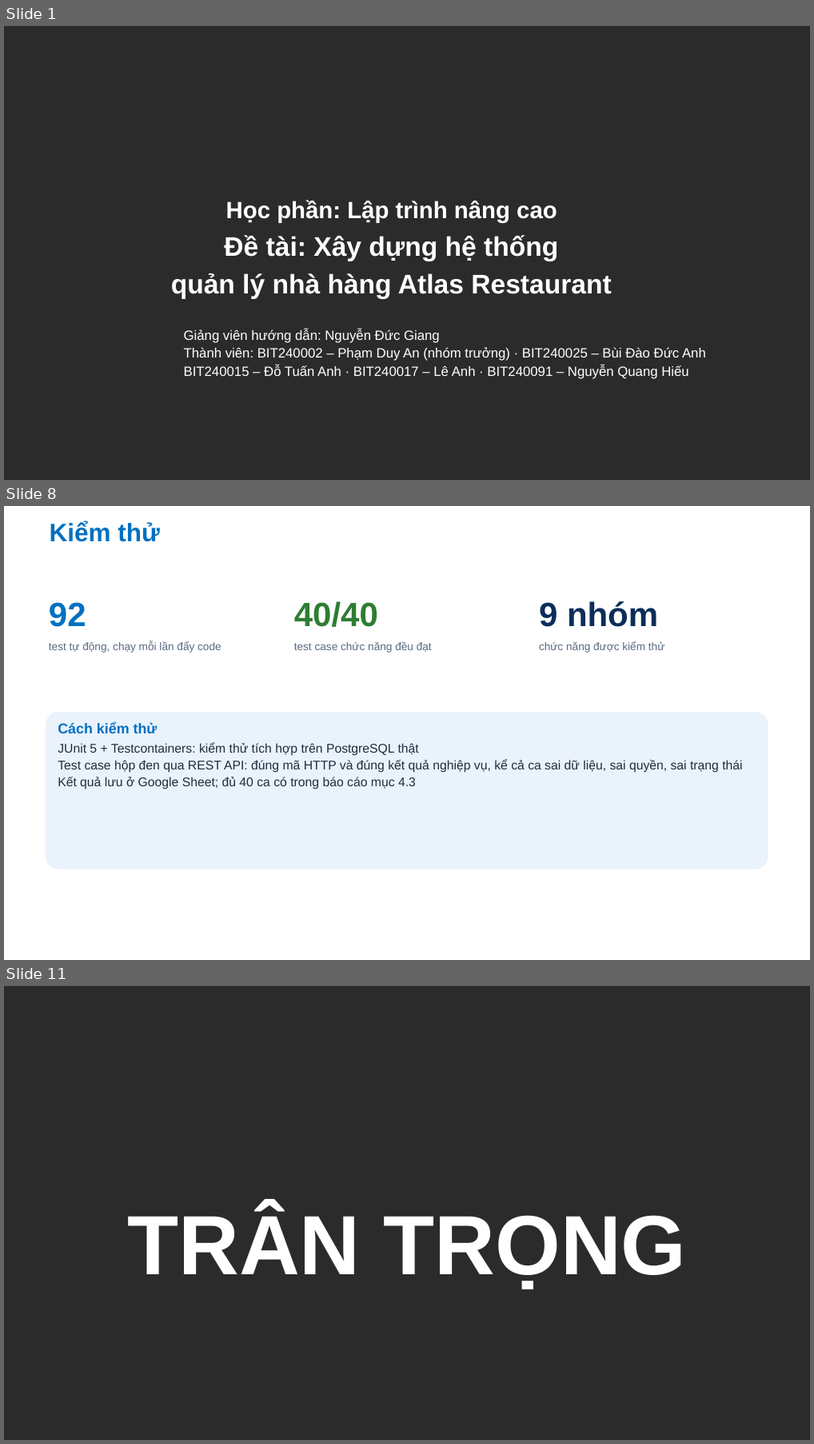
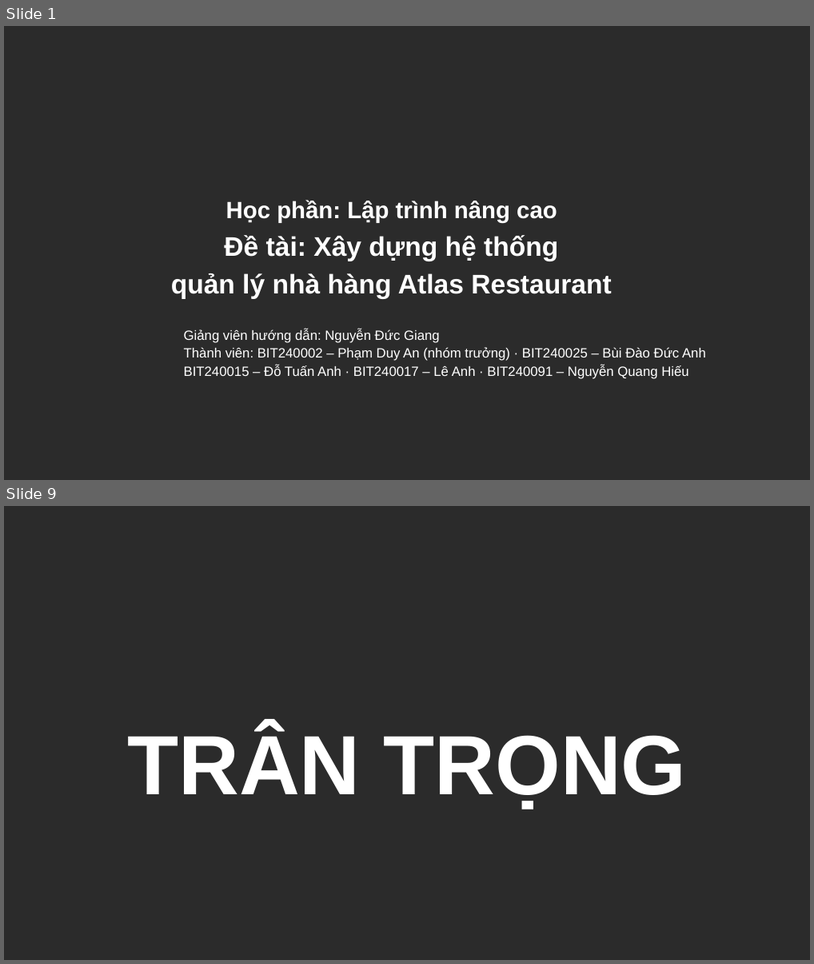
Before and after one commit to Anpham120/restaurant-management-system, a slide deck: docs/bao-cao-ltnc/Slide_LapTrinhNangCao_AtlasRestaurant.pptx. Shown one above the other, each under a label of ours: slides 1, 8 and 11 before the commit, slides 1 and 9 after it; the slides between them are not shown. The pictures are 814x1444 and 814x964 pixels, drawn with LibreOffice and Linux fonts; fonts in the diff are those of the drawing; background and template pictures are left out; a plain dark background stands for a picture behind light text. Boxes give left, top, right and bottom in pixels: in the first picture for what was removed or moved away, otherwise in the second. Text is boxed around its words. In the diff, an @@ line names an element or a change of style, - is before the commit and + after.

```diff
--- a/docs/bao-cao-ltnc/Slide_LapTrinhNangCao_AtlasRestaurant.pptx
+++ b/docs/bao-cao-ltnc/Slide_LapTrinhNangCao_AtlasRestaurant.pptx
@@ slide 8 removed at (4,506,810,960), background #FFFFFF @@
@@ title removed at (50,521,159,542) @@
-Kiểm thử
@@ text removed at (294,601,378,627) @@
-40/40
@@ text removed at (539,601,658,627) @@
-9 nhóm
@@ text removed at (49,602,86,627) @@
-92
@@ text removed at (49,641,222,652) @@
-test tự động, chạy mỗi lần đẩy code
@@ text removed at (294,641,432,652) @@
-test case chức năng đều đạt
@@ text removed at (539,641,666,652) @@
-chức năng được kiểm thử
@@ rounded rectangle removed at (46,712,769,869) @@
@@ text removed at (58,723,742,789) @@
-Cách kiểm thử
-JUnit 5 + Testcontainers: kiểm thử tích hợp trên PostgreSQL thật
-Test case hộp đen qua REST API: đúng mã HTTP và đúng kết quả nghiệp vụ, kể cả ca sai dữ liệu, sai quyền, sai trạng thái
-Kết quả lưu ở Google Sheet; đủ 40 ca có trong báo cáo mục 4.3
@@ what was slide 11 is now slide 9 @@
```
Also in this commit, not shown: 5 slides changed, 2 slides added, 3 other slides removed, 1 other file.
